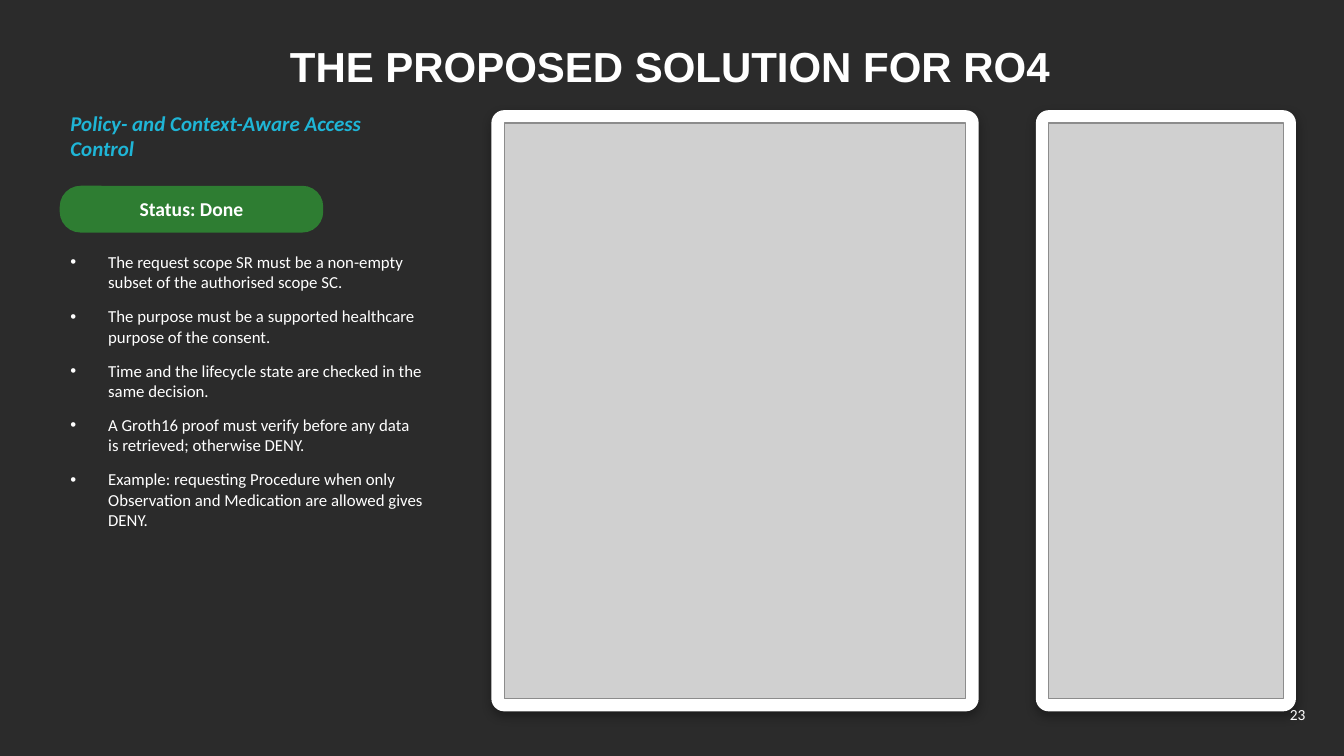
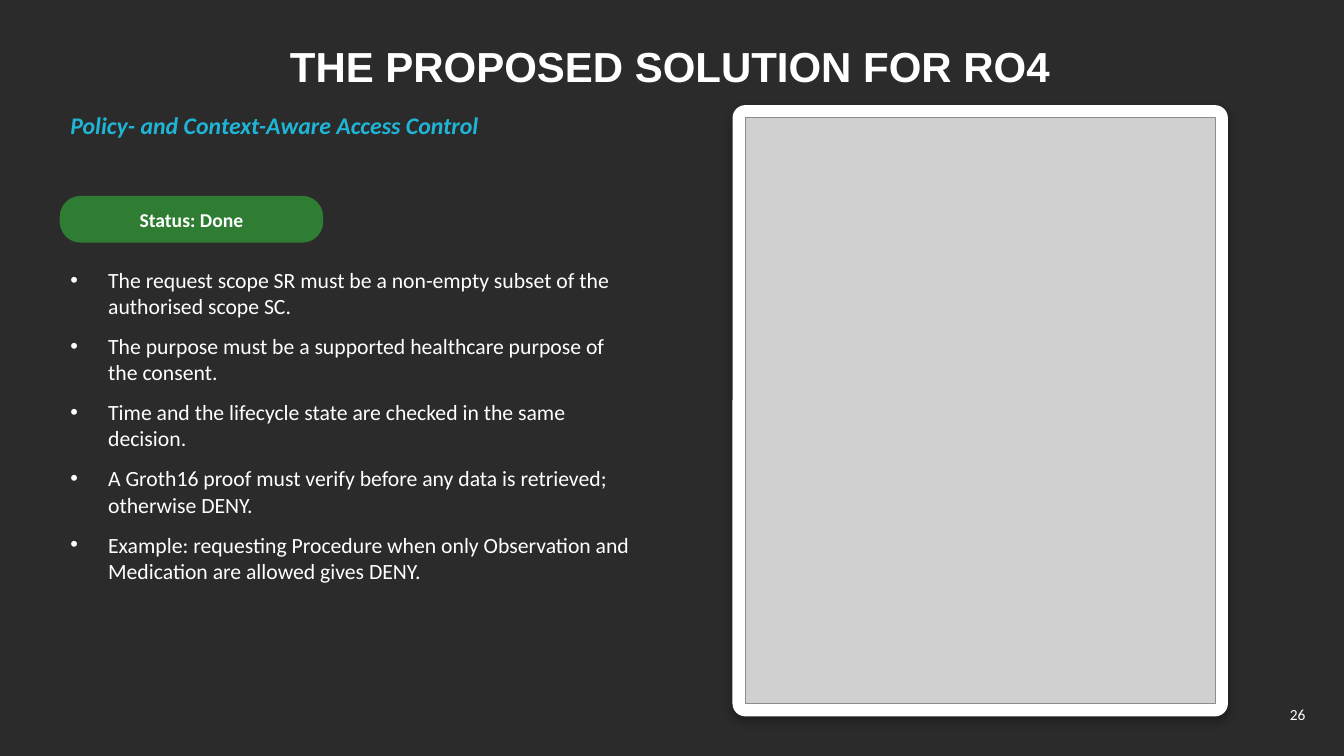
Before and after one commit to yasir12345678900/HealthRWA-Sepolia-Personal-try, a slide deck: slide 26 of docs/Yasir_CA2_Reassessment_Slides.pptx (slide 23 before the commit). Drawn at 1344x756 pixels with LibreOffice and Linux fonts; fonts in the diff are those of the drawing; grey boxes stand for pictures; background and template pictures are left out; a plain dark background stands for a picture behind light text. Boxes give left, top, right and bottom in pixels: in the first picture for what was removed or moved away, otherwise in the second. Text is boxed around its words. In the diff, an @@ line names an element or a change of style, - is before the commit and + after.

```diff
--- a/docs/Yasir_CA2_Reassessment_Slides.pptx
+++ b/docs/Yasir_CA2_Reassessment_Slides.pptx
@@ text "Policy- and Context-Aware Access Control" at (70, 117, 478, 138): size 15 to 17 pt @@
@@ rounded rectangle removed at (492, 111, 978, 711) @@
@@ rounded rectangle: place and size @@
-rounded rectangle at (1036, 111, 1296, 711)
+rounded rectangle at (733, 106, 1227, 716)
@@ rounded rectangle at (733, 106, 1227, 716): proportions changed @@
@@ picture: place and size @@
-picture at (504, 123, 966, 699)
+picture at (745, 118, 1215, 704)
@@ picture removed at (1049, 123, 1284, 699) @@
@@ text "Status: Done": place and size @@
-text "Status: Done" at (140, 203, 243, 216)
+text "Status: Done" at (140, 214, 243, 227)
@@ rounded rectangle: place and size @@
-rounded rectangle at (60, 187, 323, 232)
+rounded rectangle at (60, 197, 323, 242)
@@ text "The request scope SR must ...": place and size @@
-text "The request scope SR must ..." at (108, 256, 422, 526)
+text "The request scope SR must ..." at (108, 273, 629, 583)
@@ text "The request scope SR must ..." at (108, 273, 629, 583): size 12 to 15.5 pt @@
@@ page number at (1290, 709, 1306, 720): text changed @@
-23
+26
```
Also in this commit, not shown: 6 other slides changed, 6 slides added, 3 other files.
